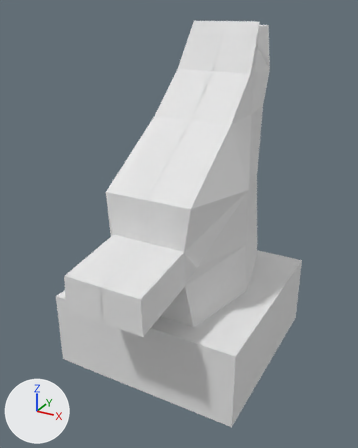
One commit to the Blender file Assets/FBX/Giraffe/giraffe.blend: the scene before it, then after it.
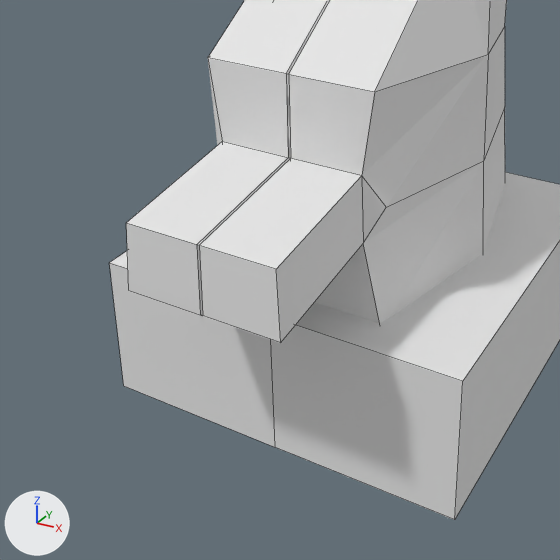
Each version is shown whole from a camera (50 mm lens) standing at (0.642, -1.22, 1.007) and looking at (0.012, -0.074, 0.434), then close up on the part from 0% to 80% of the width and 36% to 100% of the height. The lights are fixed; the arrows at lower left show +X, +Y and +Z. The close-ups show mesh edges as thin lines.
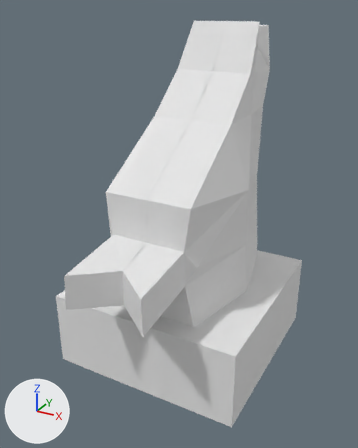
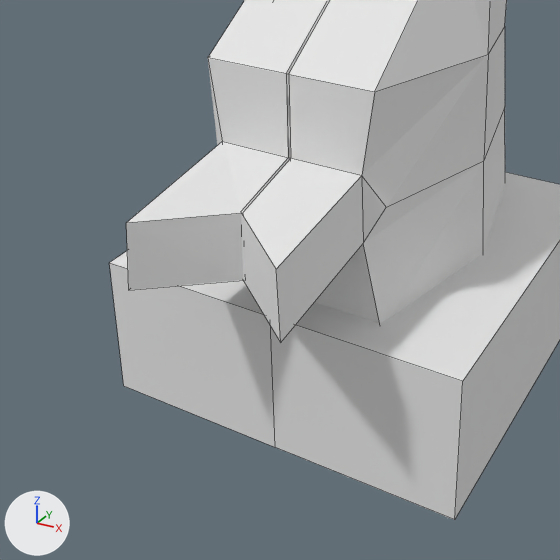
The change in detail:
me_cube has 46 vertices, 34 faces and spans x -0.01..1.0, y -1.5..1.09, z -1.0..2.4.
me_cube is used by ob_cube; location (0.0, 0.0, 0.276); scale (0.288, 0.288, 0.288).
Part 1, on me_cube:
Vertex 37 of me_cube moves from (-0.01, -1.49, 0.46) at pixel (196, 244) to (-0.01, -1.18, 0.46) at pixel (240, 211).
Vertex 38 of me_cube moves from (-0.01, -1.5, 0.12) at pixel (200, 314) to (-0.01, -1.19, 0.12) at pixel (242, 279).

Boxes (x1, y1, x2, y2) around the edits, measured in the close-ups (560 x 560 px; the box of a moved part takes in the faces that stretch with it):
part 1 of me_cube, moved or reshaped: (126, 141, 361, 343) in both
